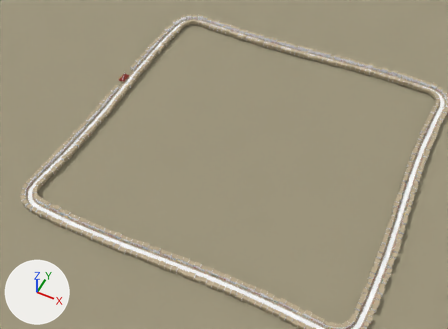
Two versions of the Blender file tools/blender/scenes/songkran.blend, one commit apart.
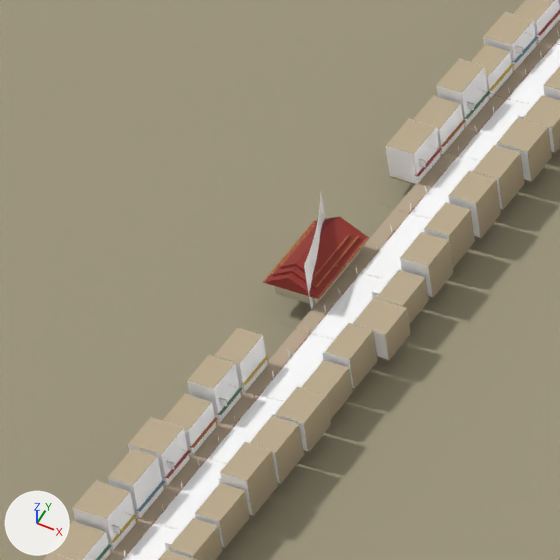
Old and new are each drawn from a 50 mm camera at (621.1, -557.4, 1067.8) aimed at (162.8, 359.2, -78.0) and again close up on the part from 21% to 33% of the width and 16% to 33% of the height. Arrows for +X, +Y and +Z are at lower left; the lights stay in place. The older version's two pictures come first.

Script lines for the objects in view, before the commit:
```python
ob_land_002 = bpy.data.objects.new('Land_002', me_land_002)
ob_land_002.location = (0.0, 0.0, 0.0)
ob_land_005 = bpy.data.objects.new('Land_005', me_land_005)
ob_land_005.location = (0.0, 0.0, 0.0)
ob_land_008 = bpy.data.objects.new('Land_008', me_land_008)
ob_land_008.location = (0.0, 0.0, 0.0)
ob_land_011 = bpy.data.objects.new('Land_011', me_land_011)
ob_land_011.location = (0.0, 0.0, 0.0)
ob_thaitemple_010 = bpy.data.objects.new('ThaiTemple_010', me_thaitemple_010)
ob_thaitemple_010.location = (0.0, 0.0, 0.0)
ob_thaitemple_022 = bpy.data.objects.new('ThaiTemple_022', me_thaitemple_022)
ob_thaitemple_022.location = (0.0, 0.0, 0.0)
ob_thaitemple_034 = bpy.data.objects.new('ThaiTemple_034', me_thaitemple_034)
ob_thaitemple_034.location = (0.0, 0.0, 0.0)
ob_thaitemple_046 = bpy.data.objects.new('ThaiTemple_046', me_thaitemple_046)
ob_thaitemple_046.location = (0.0, 0.0, 0.0)
# me_thaitemple_010
# before: 0 (-173.8, 450.9, 4.7), 1 (-172.1, 447.9, 4.7), 2 (-172.1, 447.9, 20.1) at pixel (318, 216), 3 (-173.8, 450.9, 20.1) at pixel (319, 207)
# before: 4 (-168.0, 438.8, 4.7), 5 (-166.8, 435.7, 4.7), 6 (-166.8, 435.7, 20.1) at pixel (310, 249), 7 (-168.0, 438.8, 20.1) at pixel (312, 241)
# me_thaitemple_022
# before: 0 (-172.1, 447.9, 4.7), 1 (-170.6, 444.9, 4.7), 2 (-170.6, 444.9, 20.1) at pixel (316, 224), 3 (-172.1, 447.9, 20.1) at pixel (318, 216), 4 (-169.2, 441.8, 4.7)
# before: 5 (-169.2, 441.8, 20.1) at pixel (315, 232), 6 (-165.8, 432.7, 4.7), 7 (-164.8, 429.6, 4.7) at pixel (311, 311), 8 (-164.8, 429.6, 20.1) at pixel (303, 265), 9 (-165.8, 432.7, 20.1) at pixel (307, 257)
# me_thaitemple_046
# before: 0 (-166.8, 435.7, 4.7), 1 (-165.8, 432.7, 4.7), 2 (-165.8, 432.7, 20.1) at pixel (307, 257), 3 (-166.8, 435.7, 20.1) at pixel (310, 249)
# also in view: 'KhaoSanShops_047' at (-150.5, 297.7, 10.6); 'KhaoSanShops_022' at (-154.6, 433.1, 10.6); 'SongkranRoad_022' at (-155.3, 426.1, 4.8); 'KhaoSanShops_035' at (-151.0, 244.6, 10.5); 'KhaoSanShops_009' at (-160.4, 615.5, 10.2)
```
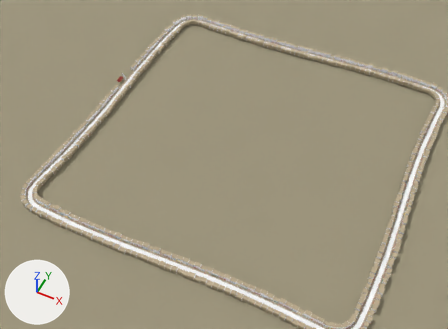
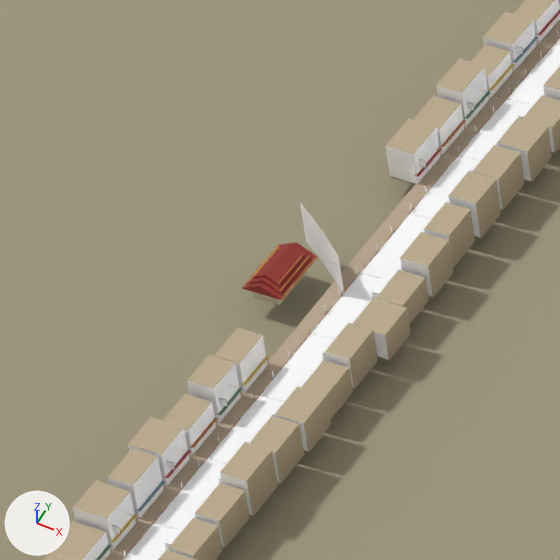
Changed parts and their boxes (x1, y1, x2, y2) in the close-ups (560 x 560 px; the box of a moved part takes in the faces that stretch with it):
'ThaiTemple_034', reshaped
    before: (313, 192, 325, 259)
    after: (300, 203, 341, 289)
'ThaiTemple_022', reshaped
    before: (304, 217, 321, 309)
    after: (315, 222, 344, 294)
'ThaiTemple_046', reshaped
    before: (307, 251, 314, 282)
    after: (305, 209, 337, 283)
'ThaiTemple_010', reshaped
    before: (310, 209, 322, 271)
    after: (319, 227, 329, 271)
part 1 of me_land_005, deleted (red)
    before: (272, 219, 368, 298)
part 2 of me_land_005, moved or reshaped
    before: (263, 216, 369, 304)
    after: (242, 286, 280, 300)
part 3 of me_land_008, deleted
    before: (273, 271, 317, 289)
part 4 of me_land_008, reshaped
    before: (275, 286, 316, 305)
    after: (242, 242, 318, 305)
part 5 of me_land_011, moved or reshaped
    before: (263, 264, 318, 299)
    after: (253, 275, 278, 285)
part 6 of me_thaitemple_010, moved or reshaped
    before: (318, 209, 322, 230)
    after: (319, 227, 329, 271)
part 7 of me_thaitemple_010, deleted
    before: (310, 242, 316, 271)

Patch to the scene script:
```diff
--- a/tools/blender/scenes/songkran.blend.py
+++ b/tools/blender/scenes/songkran.blend.py
@@ me_land_005 @@
-me_land_005.from_pydata(...)  # 6618 vertices, 2792 faces; spans x -180.0..131.0, y 66.0..776.0, z 3.0..17.0
+me_land_005.from_pydata(...)  # 6559 vertices, 2765 faces; spans x -184.0..131.0, y 66.0..776.0, z 3.0..17.0
+# me_land_005 part 1: 8 loose pieces with 52 vertices, spanning x -179.0..-163.0, y 431.0..457.0, z 9.0..15.0, are deleted
+# me_land_005 part 2: 7 vertices moved from x -179.0..-162.0, y 430.0..455.0, z 5.0..9.0 to x -184.0..-172.0, y 426.0..442.0, z 8.0..10.0; 22 vertices removed from x -180.0..-164.0, y 430.0..457.0, z 5.0..14.0; 15 vertices added at x -183.0..-171.0, y 426.0..443.0, z 8.0..12.0
 me_land_005.materials.append(mat_land)
@@ me_land_008 @@
-me_land_008.from_pydata(...)  # 1359 vertices, 428 faces; spans x -180.0..188.0, y 124.0..773.0, z 3.0..17.0
+me_land_008.from_pydata(...)  # 1404 vertices, 453 faces; spans x -185.0..188.0, y 124.0..773.0, z 3.0..17.0
+# me_land_008 part 3: the loose piece of 3 vertices spanning x -178.0..-164.0, y 432.0, z 11.0..14.0 is deleted
+# me_land_008 part 4: 9 vertices moved from x -180.0..-164.0, y 431.0..457.0, z 5.0..12.0 to x -185.0..-171.0, y 427.0..445.0, z 5.0..12.0; 14 vertices removed from x -180.0..-164.0, y 452.0..457.0, z 9.0..13.0; 49 vertices added at x -184.0..-172.0, y 426.0..446.0, z 5.0..12.0
+# other edits to the shape of me_land_008 do not show in these pictures
 me_land_008.materials.append(mat_land)
@@ me_land_011 @@
-me_land_011.from_pydata(...)  # 798 vertices, 235 faces; spans x -180.0..228.0, y 187.0..776.0, z 3.0..17.0
+me_land_011.from_pydata(...)  # 798 vertices, 235 faces; spans x -185.0..228.0, y 187.0..776.0, z 3.0..17.0
+# me_land_011 part 5: 6 vertices moved from x -179.0..-162.0, y 430.0..455.0, z 9.0..13.0 to x -185.0..-173.0, y 429.0..446.0, z 8.0..11.0; 8 vertices removed from x -179.0..-165.0, y 434.0..455.0, z 10.0..15.0; 8 vertices added at x -181.0..-174.0, y 429.0..430.0, z 10.0..12.0
 me_land_011.materials.append(mat_land)
@@ me_thaitemple_010 @@
 # verts and faces of me_thaitemple_010; kept vertices keep their numbers, new ones are numbered from 8
-me_thaitemple_010.from_pydata(...)  # 8 vertices, 2 faces; spans x -173.8..-166.8, y 435.7..450.9, z 4.7..20.1
+me_thaitemple_010.from_pydata(...)  # 4 vertices, 1 face; spans x -171.0..-168.7, y 444.6..446.1, z 4.9..18.3
+# me_thaitemple_010 part 6
+delete_vertices([*range(0, 4)])  # with the faces that use them
+verts[8] = (-171.0, 446.1, 4.9)  # pixel (325, 266)
+verts[9] = (-168.7, 444.6, 4.9)  # pixel (329, 272)
+verts[10] = (-168.7, 444.6, 18.3)  # pixel (323, 232)
+verts[11] = (-171.0, 446.1, 18.3)  # pixel (319, 226)
+faces += [(8, 9, 10, 11)]
+# me_thaitemple_010 part 7
+delete_vertices([*range(4, 8)])  # with the faces that use them
 me_thaitemple_010.materials.append(mat_thaitemple)
@@ me_thaitemple_022 @@
 # verts and faces of me_thaitemple_022; kept vertices keep their numbers, new ones are numbered from 10
-me_thaitemple_022.from_pydata(...)  # 10 vertices, 3 faces; spans x -172.1..-164.8, y 429.6..447.9, z 4.7..20.1
+me_thaitemple_022.from_pydata(...)  # 8 vertices, 2 faces; spans x -173.4..-160.1, y 438.4..447.7, z 4.9..18.3
+# me_thaitemple_022 part 8
+delete_vertices([*range(0, 10)])  # with the faces that use them
+verts[10] = (-173.4, 447.7, 4.9)  # pixel (320, 260)
+verts[11] = (-171.0, 446.1, 4.9)  # pixel (325, 266)
+verts[12] = (-162.2, 439.9, 4.9)  # pixel (340, 290)
+verts[13] = (-160.1, 438.4, 4.9)  # pixel (344, 295)
+for new, old in zip([*range(14, 18)], [*range(10, 14)]): verts[new] = verts[old] + (0.0, 0.0, 13.4)
+faces += [(10, 11, 15, 14), (12, 13, 17, 16)]
 me_thaitemple_022.materials.append(mat_thaitemple)
@@ me_thaitemple_034 @@
-me_thaitemple_034.from_pydata(...)  # 10 vertices, 3 faces; spans x -177.2..-168.0, y 438.8..457.0, z 4.7..20.1
+me_thaitemple_034.from_pydata(...)  # 16 vertices, 4 faces; spans x -180.9..-162.2, y 439.9..452.3, z 4.9..18.3
+# me_thaitemple_034 part 9: the whole mesh is rebuilt
 me_thaitemple_034.materials.append(mat_thaitemple)
@@ me_thaitemple_046 @@
 # verts and faces of me_thaitemple_046; kept vertices keep their numbers, new ones are numbered from 4
-me_thaitemple_046.from_pydata(...)  # 4 vertices, 1 face; spans x -166.8..-165.8, y 432.7..435.7, z 4.7..20.1
+me_thaitemple_046.from_pydata(...)  # 8 vertices, 2 faces; spans x -178.4..-164.3, y 441.5..450.8, z 4.9..18.3
+# me_thaitemple_046 part 10
+delete_vertices([*range(0, 4)])  # with the faces that use them
+verts[4] = (-178.4, 450.8, 4.9)  # pixel (311, 247)
+verts[5] = (-175.9, 449.2, 4.9)  # pixel (315, 253)
+verts[6] = (-166.5, 443.0, 4.9)  # pixel (333, 278)
+verts[7] = (-164.3, 441.5, 4.9)  # pixel (337, 284)
+for new, old in zip([*range(8, 12)], [*range(4, 8)]): verts[new] = verts[old] + (0.0, 0.0, 13.4)
+faces += [(4, 5, 9, 8), (6, 7, 11, 10)]
 me_thaitemple_046.materials.append(mat_thaitemple)
```
